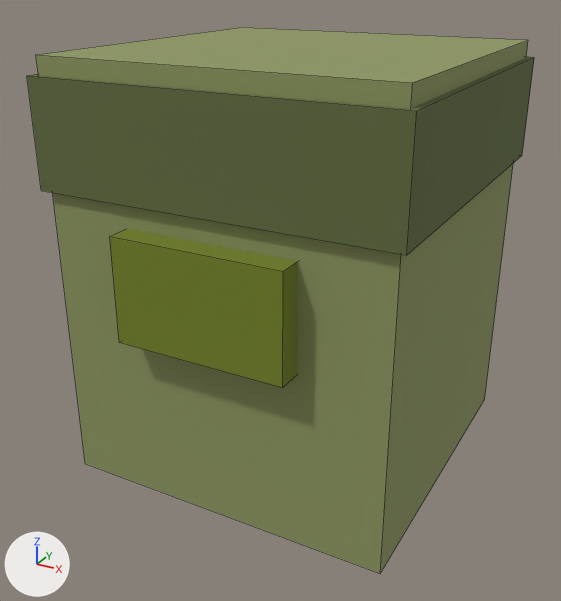
A saved change to the FBX model assets/3d/export/pc_engineer_upper_arm.fbx.
Rendered twice from a 50 mm camera at (1.03, -2.0, 0.842) aimed at (-0.018, -0.095, -0.11). The axes (+X, +Y, +Z) are drawn at lower left. The lights are the same throughout. The first picture is the older version. Mesh edges are drawn as thin lines.

Objects in the first picture: 'pc_engineer_upper_arm'.
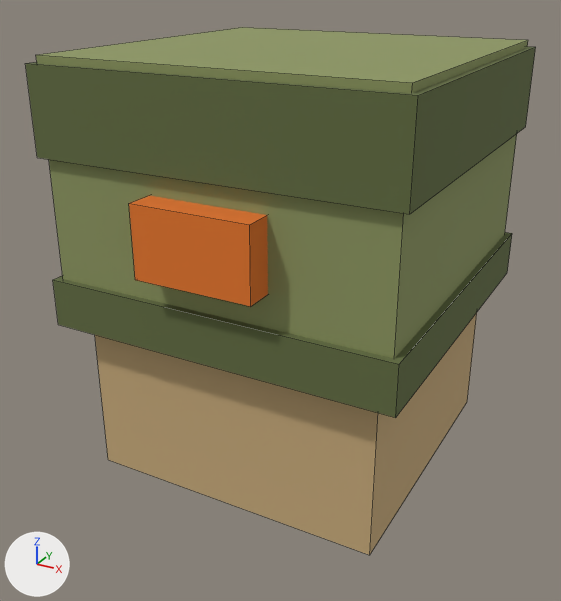
Where the change shows, as pixel boxes [x1, y1, x2, y2] in the pictures (561 x 601 px; the box of a moved part takes in the faces that stretch with it):
'pc_engineer_upper_arm', reshaped
    before: [27, 27, 534, 573]
    after: [25, 27, 536, 555]
part 1 of me_pc_engineer_upper_arm, added (green)
    after: [53, 232, 512, 418]
part 2 of me_pc_engineer_upper_arm, added (brown)
    after: [95, 313, 477, 555]
part 3 of me_pc_engineer_upper_arm, added (green)
    after: [25, 46, 536, 214]
part 4 of me_pc_engineer_upper_arm, added (orange)
    after: [129, 195, 268, 306]
part 5 of me_pc_engineer_upper_arm, deleted (green)
    before: [110, 229, 298, 388]
part 6 of me_pc_engineer_upper_arm, moved or reshaped
    before: [37, 43, 528, 573]
    after: [37, 43, 528, 358]

The edits, one by one:
me_pc_engineer_upper_arm is used by ob_pc_engineer_upper_arm; location (0.0, 0.0, 0.0).
me_pc_engineer_upper_arm had 24 vertices, 18 faces and spanned x -0.52..0.52, y -0.57..0.52, z -0.62..0.62.
me_pc_engineer_upper_arm now has 40 vertices, 30 faces and spans x -0.52..0.52, y -0.58..0.52, z -0.62..0.62.
me_pc_engineer_upper_arm part 1: a new loose piece, a box spanning x -0.52..0.52, y -0.52..0.52, z -0.13..0.01, in mat_palette (picture img_palette_png).
me_pc_engineer_upper_arm part 2: a new loose piece, a box spanning x -0.45..0.45, y -0.45..0.45, z -0.62..-0.08, in mat_palette (picture img_palette_png).
me_pc_engineer_upper_arm part 3: a new loose piece, a box spanning x -0.52..0.52, y -0.52..0.52, z 0.36..0.6, in mat_palette (picture img_palette_png).
me_pc_engineer_upper_arm part 4: a new loose piece, a box spanning x -0.17..0.17, y -0.58..-0.48, z 0.1..0.3, in mat_palette (picture img_palette_png).
me_pc_engineer_upper_arm part 5: the loose piece of 8 vertices spanning x -0.25..0.25, y -0.57..-0.49, z -0.1..0.2 is deleted.
Part 6, on me_pc_engineer_upper_arm:
4 vertices are removed from x -0.5..0.5, y -0.5..0.5, z -0.62.
5 faces are deleted.
4 vertices are added at (-0.5, -0.5, -0.08), (-0.5, 0.5, -0.08), (0.5, -0.5, -0.08), (0.5, 0.5, -0.08).
5 new faces join them.
Other edits to the shape of me_pc_engineer_upper_arm do not show in these pictures.
